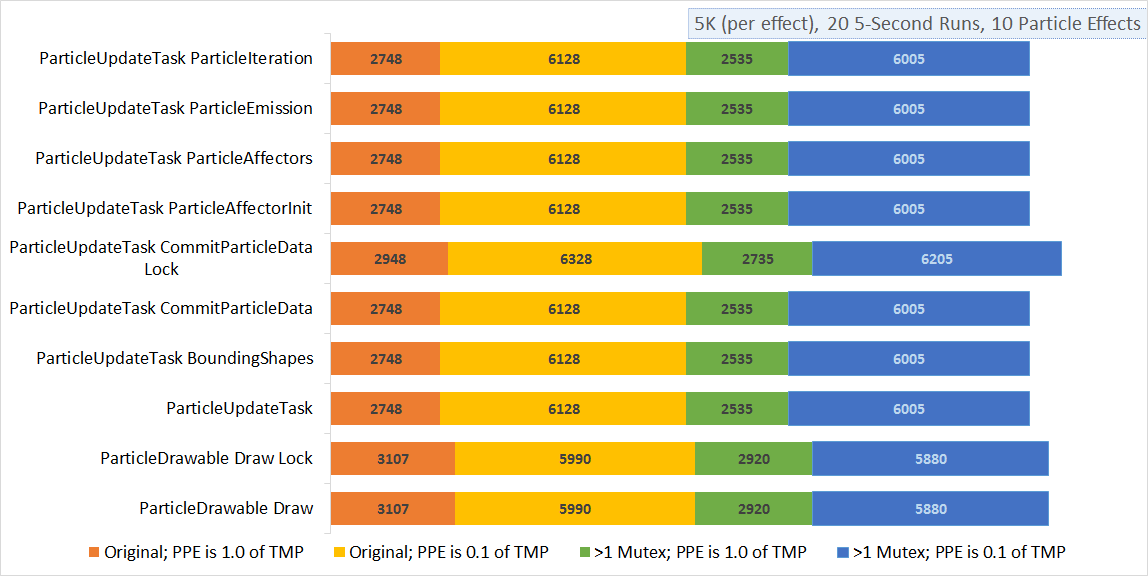
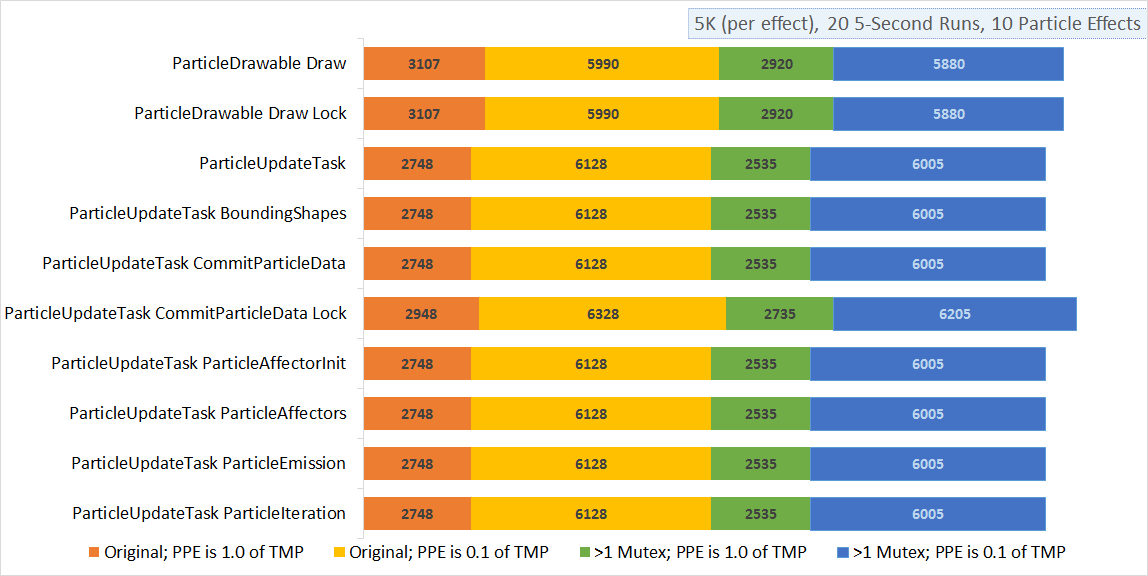
Comparing the layer stacks of the two 1148×576 images. Changes:
added layer "Layer 4" above "Layer 3" over (5, 33, 1077, 539)
